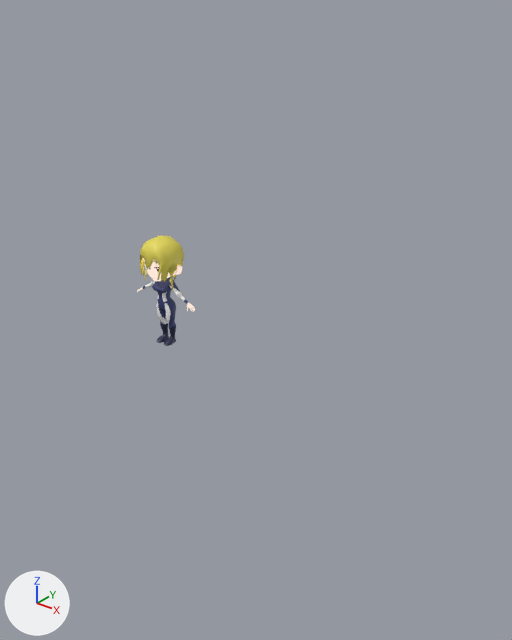
What one commit did to the Blender file BASEMESH/basemesh.blend.
Both versions are drawn from a 50 mm lens placed at (7.12, -6.71, 5.05), pointed at (2.4, -0.82, 1.4). Every picture has the same lights, and +X, +Y and +Z are marked at lower left.

In view in the first picture: 'Chibi Female', 'Chibi Female.001', 'ReikoOutfit'.
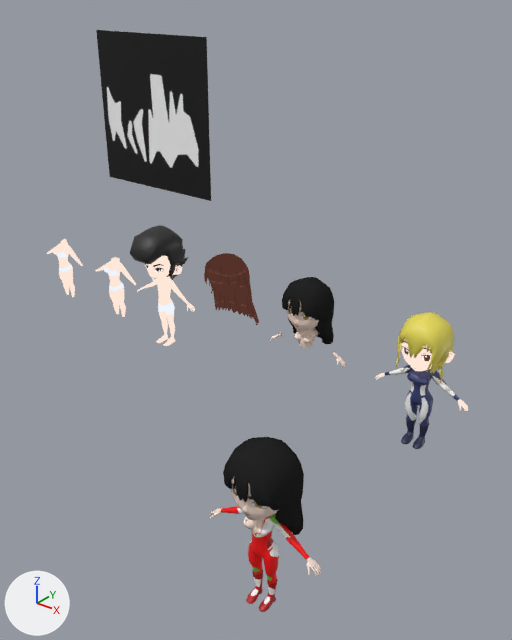
Boxes (x1, y1, x2, y2) around the edits, measured in the pictures (512 x 640 px):
'Plane', shown: after (96, 30, 211, 201)
'ReikoHair.001', shown (black): after (223, 437, 304, 535)
'Chibi Female.001', moved: before (140, 236, 184, 290); after (396, 312, 454, 384)
'ReikoOutfit', moved: before (143, 277, 188, 346); after (385, 365, 460, 449)
'ReikoOutfit.001', shown: after (221, 506, 310, 612)
'Hair', shown: after (204, 253, 259, 325)
'ReikoHair', shown (black): after (282, 277, 334, 344)
'Chibi Male.001', added (black): after (130, 225, 188, 280)
'Chibi Male', shown: after (137, 256, 195, 346)
'ReikoBody&Head.001', shown: after (210, 477, 321, 575)
'Chibi Female', moved: before (137, 258, 195, 312); after (375, 340, 468, 411)
'ReikoBody&Head', shown: after (269, 300, 346, 367)
'Chibi Female.002', shown: after (95, 257, 136, 317)
'Chibi Female.004', shown: after (47, 239, 83, 297)

What changed in the scene script:
```text
Add mat_ken_hair:
    mat_ken_hair = principled_material('Ken hair')
    mat_ken_hair.base_color = (0.0188, 0.0188, 0.0188)  # black #252525
Add me_cube_013:
    me_cube_013.from_pydata(...)  # 262 vertices, 242 faces; spans x 0.0..2.68, y -4.97..1.73, z 8.44..15.22
    me_cube_013.materials.append(mat_ken_hair)  # black #252525
Change ob_chibi_female:
    ob_chibi_female.location: (0.0, 0.0, 0.0) -> (4.18, 0.0, 0.0)
Change ob_hair:
    remove ob_hair.hide_set(True)
Change ob_chibi_male:
    remove ob_chibi_male.hide_set(True)
Change ob_reikobody_head:
    ob_reikobody_head.location: (0.0, 0.0, 0.0) -> (2.57, 0.0, 0.0)
    remove ob_reikobody_head.hide_set(True)
Change ob_chibi_female_002:
    remove ob_chibi_female_002.hide_set(True)
Change ob_chibi_female_004:
    remove ob_chibi_female_004.hide_set(True)
Change ob_reikohair:
    ob_reikohair.location: (0.0, 0.0, 0.0) -> (2.57, 0.0, 0.0)
    remove ob_reikohair.hide_set(True)
Change ob_reikooutfit:
    ob_reikooutfit.location: (0.0, 0.0, 0.0) -> (4.18, 0.0, 0.0)
Change ob_reikobody_head_001:
    ob_reikobody_head_001.location: (0.0, -3.04, 0.0) -> (4.25, -3.04, 0.0)
    remove ob_reikobody_head_001.hide_set(True)
Change ob_reikohair_001:
    ob_reikohair_001.location: (0.0, -3.04, 0.0) -> (4.25, -3.04, 0.0)
    remove ob_reikohair_001.hide_set(True)
Change ob_reikooutfit_001:
    ob_reikooutfit_001.location: (0.0, -3.04, 0.0) -> (4.25, -3.04, 0.0)
    remove ob_reikooutfit_001.hide_set(True)
Change ob_plane:
    remove ob_plane.hide_set(True)
Change ob_chibi_female_001:
    ob_chibi_female_001.location: (0.0, 0.0, 0.0) -> (4.18, 0.0, 0.0)
Add ob_chibi_male_001:
    ob_chibi_male_001 = bpy.data.objects.new('Chibi Male.001', me_cube_013)
    ob_chibi_male_001.location = (0.0, 0.0, 0.0)
    ob_chibi_male_001.rotation_euler = (-0.0801, 0.0, 0.0)  # degrees (-4.6, 0, 0)
    ob_chibi_male_001.scale = (0.121, 0.121, 0.121)
    _m = ob_chibi_male_001.modifiers.new('Mirror', 'MIRROR')
    _m.use_clip = True
```
